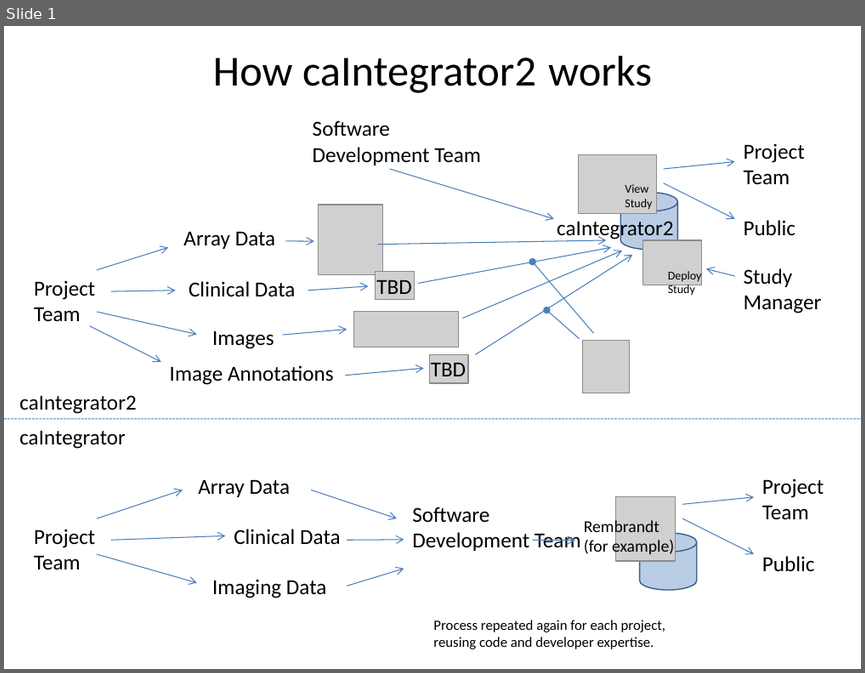
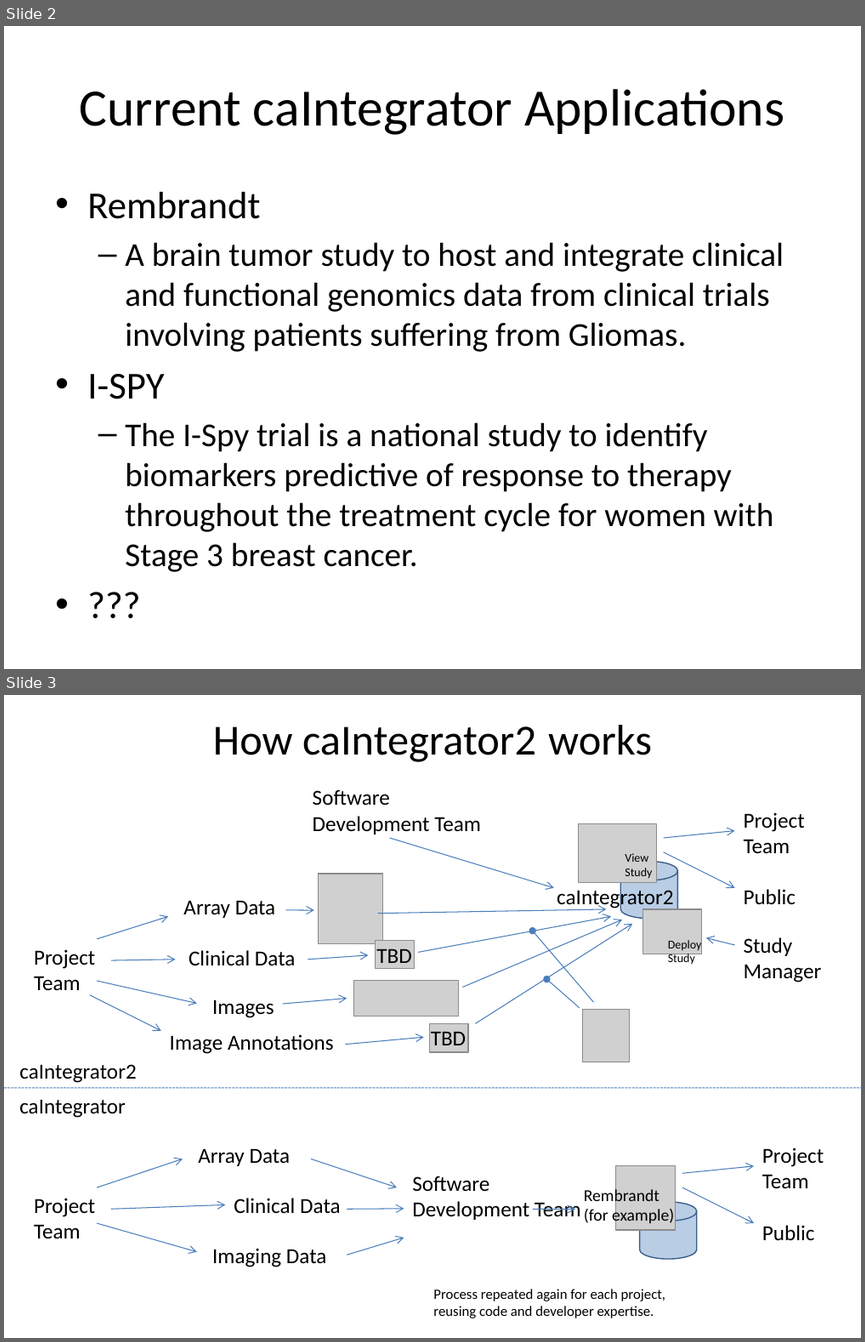
Before and after one commit to NCIP/caintegrator, a slide deck: docs/project_management/external_meetings/ICR Workspace Mtg Sept 2008 Slides.pptx. Shown one above the other, each under a label of ours: slide 1 before the commit, slides 2 and 3 after it. The pictures are 865x673 and 865x1342 pixels, drawn with LibreOffice and Linux fonts; fonts in the diff are those of the drawing; grey boxes stand for pictures. Boxes give left, top, right and bottom in pixels: in the first picture for what was removed or moved away, otherwise in the second. Text is boxed around its words. In the diff, an @@ line names an element or a change of style, - is before the commit and + after.

Commit message:
more minor stuff

```diff
--- a/docs/project_management/external_meetings/ICR Workspace Mtg Sept 2008 Slides.pptx
+++ b/docs/project_management/external_meetings/ICR Workspace Mtg Sept 2008 Slides.pptx
@@ slide 2 added at box(4, 26, 861, 669), background #FFFFFF @@
@@ title added at box(80, 89, 784, 135), 44 pt, text #000000 @@
+Current caIntegrator Applications
@@ text added at box(87, 192, 783, 572), 28 pt, text #000000 @@
+• Rembrandt
+  – A brain tumor study to host and integrate clinical and functional genomics data from clinical trials involving patients suffering from Gliomas.
+• I-SPY
+  – The I-Spy trial is a national study to identify biomarkers predictive of response to therapy throughout the treatment cycle for women with Stage 3 breast cancer.
+• ???
@@ what was slide 1 is now slide 3 @@
```
Also in this commit, not shown: 1 other slide added.
